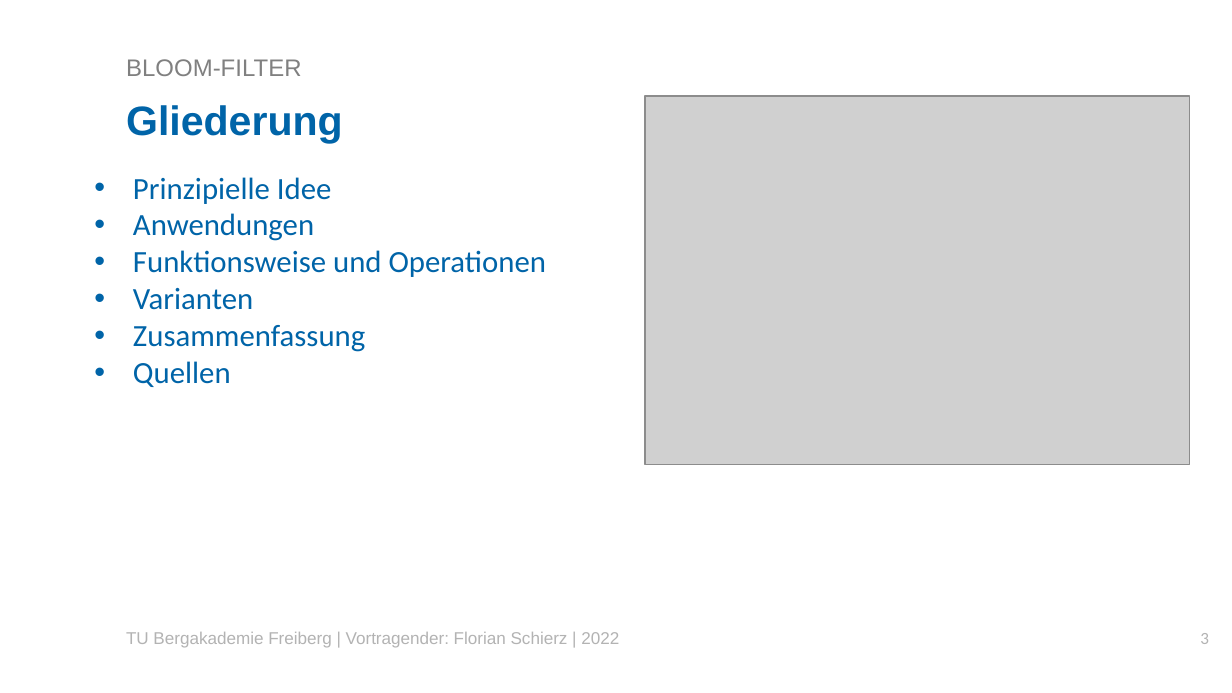
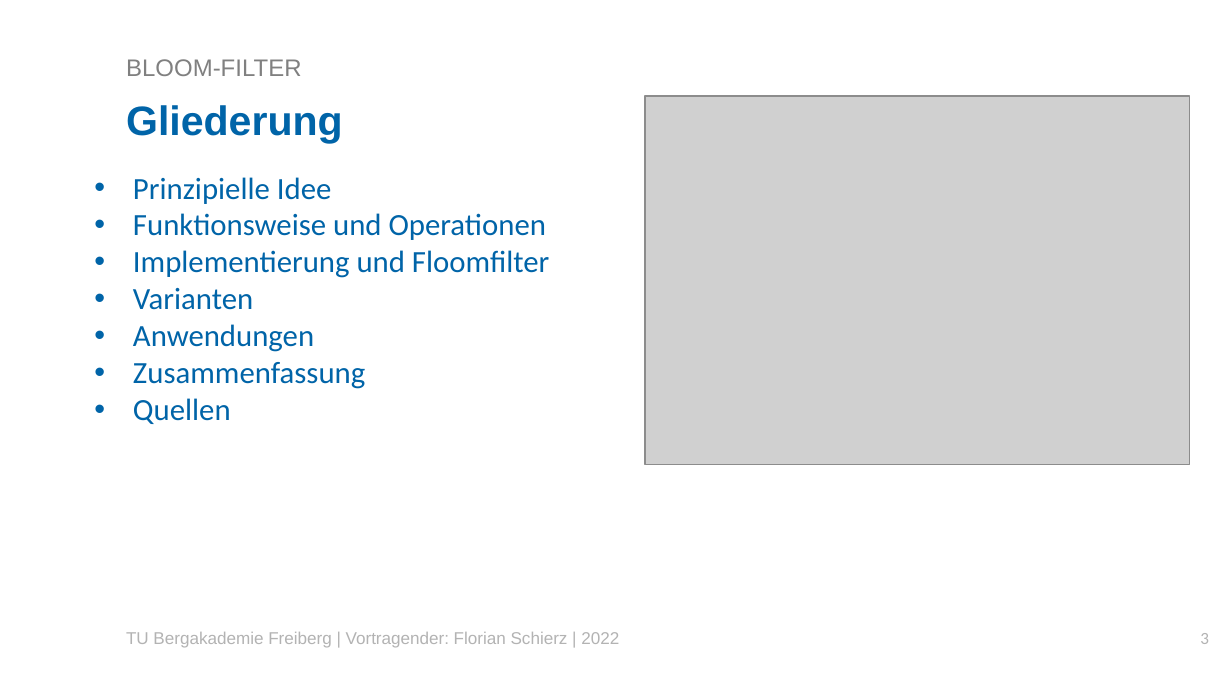
Before and after one commit to Florian2501/Seminar, a slide deck: slide 3 of Vorträge/VortragFlorianSchierzBloomfilterKurz.pptx. Drawn at 1232x693 pixels with LibreOffice and Linux fonts; fonts in the diff are those of the drawing; grey boxes stand for pictures; background and template pictures are left out. Boxes give left, top, right and bottom in pixels: in the first picture for what was removed or moved away, otherwise in the second. Text is boxed around its words. In the diff, an @@ line names an element or a change of style, - is before the commit and + after.

```diff
--- a/Vorträge/VortragFlorianSchierzBloomfilterKurz.pptx
+++ b/Vorträge/VortragFlorianSchierzBloomfilterKurz.pptx
@@ text at [133, 213, 549, 310]: paragraphs added @@
+• Funktionsweise und Operationen
+• Implementierung und Floomfilter
+• Varianten
@@ text at [133, 250, 546, 310]: paragraphs removed @@
-• Funktionsweise und Operationen
-• Varianten
```
Also in this commit, not shown: 5 other slides changed, 1 slide added, 1 slide removed, 5 other files.
